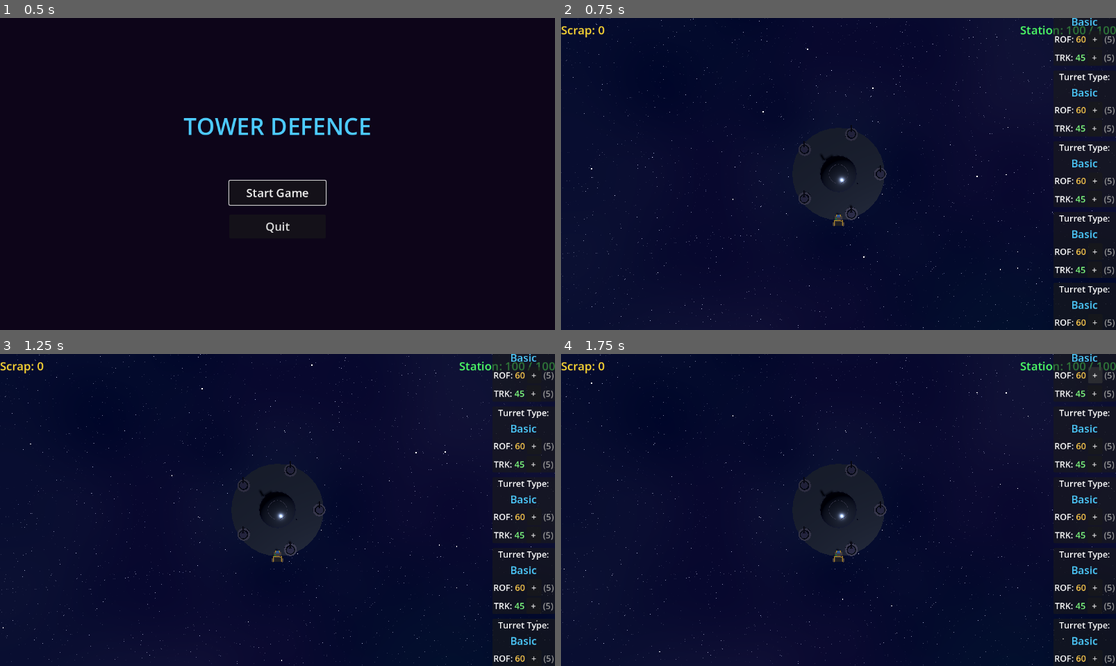
Above: before the commit, frames 1-4 (two rows, left to right).
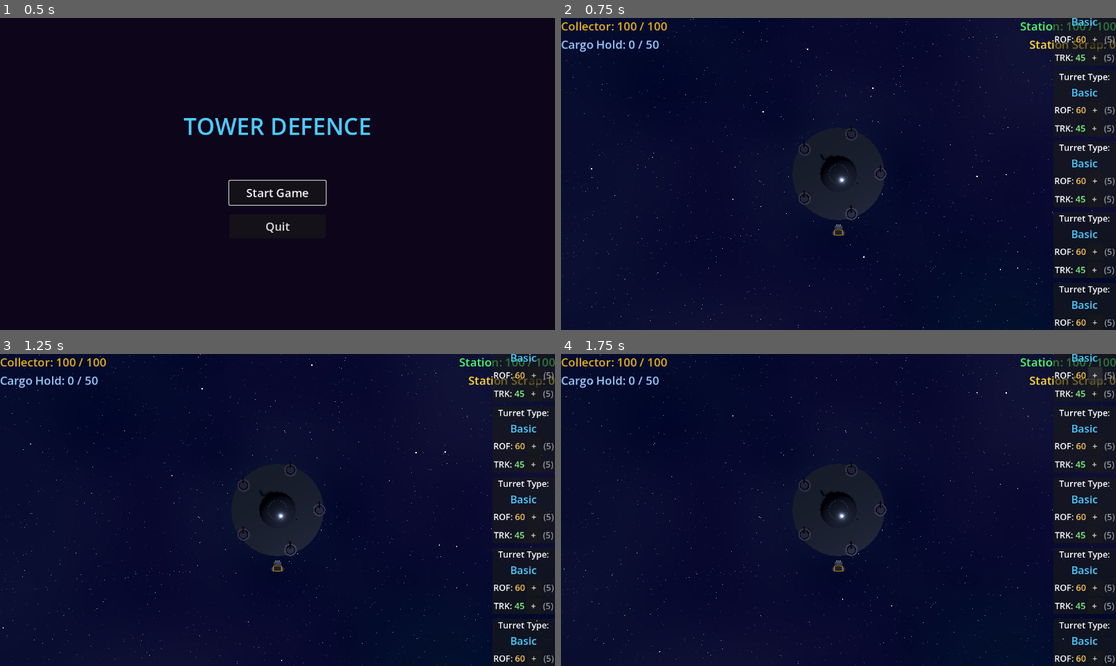
Above: after the commit, the same moments.

Repository: rgjhawkins/towerdefence
Game: Godot game, scene res://main_menu.tscn
Two runs of this game, one before a commit and one after it. Both use one fixed random seed, a clock stepped at 60 frames per second and the inputs below.
Inputs:
- Up to frame 1 (0.5 s): no input
- Up to frame 2 (0.75 s): click "Start Game" at 0.5 s
- Up to frame 3 (1.25 s): no input
- Up to frame 4 (1.75 s): click "+" at 1.25 s

Frame 1 is identical in both runs. In frame 2, 1.1% of the frame differs, in the area x 0-100%, y 1-70%; in frame 3, 1.1%; in frame 4, 1.1%.

Commit message:
Add cargo system and reorganize HUD layout
- Collector ship now has 50 cargo capacity (upgradable)
- Tractor beam stops when cargo is full
- Collector avoids station with invisible barrier
- HUD reorganized: collector info on left, station info on right
- Added station scrap counter for upgrades (separate from cargo)
- Collector health display added

Co-Authored-By: Claude Opus 4.5 <noreply@anthropic.com>

Diff:
--- a/collector_ship.gd
+++ b/collector_ship.gd
@@ -1,7 +1,11 @@
 extends Node3D
 
 signal scrap_collected(amount: int)
-
+signal health_changed(current: float, maximum: float)
+signal cargo_changed(current: int, capacity: int)
+signal destroyed()
+
+@export var max_health: float = 100.0
 @export var rotation_speed: float = 180.0  # Degrees per second
 @export var thrust_power: float = 15.0
 @export var max_speed: float = 12.0
@@ -9,10 +13,14 @@
 @export var tractor_range: float = 2.5  # Range to start pulling scrap
 @export var tractor_power: float = 8.0  # Pull speed
 @export var collect_distance: float = 0.5  # Distance to collect scrap
+@export var station_radius: float = 6.0  # Keep away from station center
+@export var cargo_capacity: int = 50  # Max scrap the collector can hold
 
 var velocity: Vector3 = Vector3.ZERO
 var is_thrusting: bool = false
 var is_tractoring: bool = false
+var health: float = 100.0
+var current_cargo: int = 0
 var beam_lines: Array[MeshInstance3D] = []
 var beam_material: StandardMaterial3D
 
@@ -23,6 +31,10 @@
 
 
 func _ready() -> void:
+	health = max_health
+	health_changed.emit(health, max_health)
+	cargo_changed.emit(current_cargo, cargo_capacity)
+
 	# Create glowing blue beam material
 	beam_material = StandardMaterial3D.new()
 	beam_material.albedo_color = Color(0.3, 0.6, 1.0, 0.8)
@@ -32,6 +44,15 @@
 	beam_material.transparency = BaseMaterial3D.TRANSPARENCY_ALPHA
 
 
+func take_damage(amount: float) -> void:
+	health -= amount
+	health = max(health, 0)
+	health_changed.emit(health, max_health)
+
+	if health <= 0:
+		destroyed.emit()
+
+
 func _process(delta: float) -> void:
 	_handle_input(delta)
 	_apply_physics(delta)
@@ -66,6 +87,20 @@
 
 	# Apply movement
 	position += velocity * delta
+
+	# Keep away from station (at origin)
+	var station_pos := Vector3.ZERO
+	var to_ship := Vector3(position.x, 0, position.z) - station_pos
+	var dist := to_ship.length()
+	if dist < station_radius:
+		# Push ship out to the edge
+		var push_dir := to_ship.normalized()
+		position.x = push_dir.x * station_radius
+		position.z = push_dir.z * station_radius
+		# Kill velocity towards station
+		var vel_toward_station := velocity.dot(-push_dir)
+		if vel_toward_station > 0:
+			velocity += push_dir * vel_toward_station
 
 
 func _update_engine_glow() -> void:
@@ -80,6 +115,12 @@
 func _process_tractor_beam(delta: float) -> void:
 	var scrap_pieces := get_tree().get_nodes_in_group("scrap")
 	var active_targets: Array[Node3D] = []
+
+	# Don't pull scrap if cargo is full
+	if is_cargo_full():
+		is_tractoring = false
+		_update_beam_lines(active_targets)
+		return
 
 	for scrap in scrap_pieces:
 		var scrap_node := scrap as Node3D
@@ -140,5 +181,21 @@
 
 
 func _collect_scrap(scrap: Node) -> void:
+	if current_cargo >= cargo_capacity:
+		return  # Cargo full, can't collect
+
+	current_cargo += 1
+	cargo_changed.emit(current_cargo, cargo_capacity)
 	scrap_collected.emit(1)
 	scrap.queue_free()
+
+
+func is_cargo_full() -> bool:
+	return current_cargo >= cargo_capacity
+
+
+func empty_cargo() -> int:
+	var amount := current_cargo
+	current_cargo = 0
+	cargo_changed.emit(current_cargo, cargo_capacity)
+	return amount
--- a/game_manager.gd
+++ b/game_manager.gd
@@ -127,13 +127,19 @@
 		# Spawn at hangar position (station is at 0,0,0, hangar is at 0, -0.5, 3.5)
 		collector_ship.global_position = Vector3(0, 1, 5)
 		collector_ship.rotation.y = 0  # Facing away from station
-		collector_ship.scrap_collected.connect(_on_scrap_collected)
+		collector_ship.health_changed.connect(_on_collector_health_changed)
+		collector_ship.cargo_changed.connect(_on_cargo_changed)
 		add_child(collector_ship)
 
 
-func _on_scrap_collected(amount: int) -> void:
-	if hud:
-		hud.add_scrap(amount)
+func _on_cargo_changed(current: int, capacity: int) -> void:
+	if hud:
+		hud.update_cargo(current, capacity)
+
+
+func _on_collector_health_changed(current: float, _maximum: float) -> void:
+	if hud:
+		hud.update_collector_health(current)
 
 
 func _on_turret_upgraded(index: int, stat: String, value: float) -> void:
--- a/hud.gd
+++ b/hud.gd
@@ -4,13 +4,19 @@
 signal turret_deselected()
 signal turret_upgraded(index: int, stat: String, value: float)
 
-@onready var health_label: Label = $HealthContainer/HealthLabel
-@onready var scrap_label: Label = $ScrapContainer/ScrapLabel
+@onready var health_label: Label = $StationContainer/VBox/HealthLabel
+@onready var station_scrap_label: Label = $StationContainer/VBox/StationScrapLabel
+@onready var collector_health_label: Label = $CollectorContainer/VBox/CollectorHealthLabel
+@onready var cargo_label: Label = $CollectorContainer/VBox/CargoLabel
 @onready var turret_icons: VBoxContainer = $TurretContainer
 
 var station_health: float = 100.0
 var max_station_health: float = 100.0
-var scrap: int = 0
+var collector_health: float = 100.0
+var max_collector_health: float = 100.0
+var station_scrap: int = 0
+var cargo_current: int = 0
+var cargo_capacity: int = 50
 var selected_turret_index: int = -1
 var turret_icon_nodes: Array[PanelContainer] = []
 var turret_rof_costs: Array[int] = [5, 5, 5, 5, 5]
@@ -21,7 +27,9 @@
 
 func _ready() -> void:
 	update_health(station_health)
-	update_scrap(scrap)
+	update_collector_health(collector_health)
+	update_station_scrap(station_scrap)
+	update_cargo(cargo_current, cargo_capacity)
 	_setup_turret_icons()
 
 
@@ -44,10 +52,10 @@
 func _on_rof_upgrade_pressed(index: int) -> void:
 	var cost := turret_rof_costs[index]
 
-	if scrap >= cost:
+	if station_scrap >= cost:
 		# Deduct scrap
-		scrap -= cost
-		update_scrap(scrap)
+		station_scrap -= cost
+		update_station_scrap(station_scrap)
 
 		# Increase ROF by 10 RPM (10/60 shots per second)
 		turret_rof_values[index] += 10.0 / 60.0
@@ -80,10 +88,10 @@
 func _on_track_upgrade_pressed(index: int) -> void:
 	var cost := turret_track_costs[index]
 
-	if scrap >= cost:
+	if station_scrap >= cost:
 		# Deduct scrap
-		scrap -= cost
-		update_scrap(scrap)
+		station_scrap -= cost
+		update_station_scrap(station_scrap)
 
 		# Increase tracking speed by 5 degrees/sec
 		turret_track_values[index] += 5.0
@@ -141,6 +149,24 @@
 	health_label.text = "Station: %d / %d" % [int(station_health), int(max_station_health)]
 
 
+func update_collector_health(health: float) -> void:
+	collector_health = health
+	collector_health_label.text = "Collector: %d / %d" % [int(collector_health), int(max_collector_health)]
+
+
+func take_collector_damage(amount: float) -> void:
+	collector_health -= amount
+	collector_health = max(collector_health, 0)
+	update_collector_health(collector_health)
+
+	if collector_health <= 0:
+		_on_collector_destroyed()
+
+
+func _on_collector_destroyed() -> void:
+	print("Collector Destroyed!")
+
+
 func take_damage(amount: float) -> void:
 	station_health -= amount
 	station_health = max(station_health, 0)
@@ -154,11 +180,17 @@
 	print("Station Destroyed! Game Over!")
 
 
-func add_scrap(amount: int) -> void:
-	scrap += amount
-	update_scrap(scrap)
+func add_station_scrap(amount: int) -> void:
+	station_scrap += amount
+	update_station_scrap(station_scrap)
 
 
-func update_scrap(value: int) -> void:
-	scrap = value
-	scrap_label.text = "Scrap: %d" % scrap
+func update_station_scrap(value: int) -> void:
+	station_scrap = value
+	station_scrap_label.text = "Station Scrap: %d" % station_scrap
+
+
+func update_cargo(current: int, capacity: int) -> void:
+	cargo_current = current
+	cargo_capacity = capacity
+	cargo_label.text = "Cargo Hold: %d / %d" % [cargo_current, cargo_capacity]
--- a/hud.tscn
+++ b/hud.tscn
@@ -5,30 +5,49 @@
 [node name="HUD" type="CanvasLayer"]
 script = ExtResource("1_hud")
 
-[node name="ScrapContainer" type="MarginContainer" parent="."]
+[node name="CollectorContainer" type="MarginContainer" parent="."]
 anchors_preset = 0
-offset_right = 200.0
-offset_bottom = 50.0
-
-[node name="ScrapLabel" type="Label" parent="ScrapContainer"]
-layout_mode = 2
-theme_override_colors/font_color = Color(1, 0.85, 0.2, 1)
+offset_right = 250.0
+offset_bottom = 80.0
+
+[node name="VBox" type="VBoxContainer" parent="CollectorContainer"]
+layout_mode = 2
+
+[node name="CollectorHealthLabel" type="Label" parent="CollectorContainer/VBox"]
+layout_mode = 2
+theme_override_colors/font_color = Color(0.9, 0.7, 0.1, 1)
 theme_override_font_sizes/font_size = 24
-text = "Scrap: 0"
-
-[node name="HealthContainer" type="MarginContainer" parent="."]
+text = "Collector: 100 / 100"
+
+[node name="CargoLabel" type="Label" parent="CollectorContainer/VBox"]
+layout_mode = 2
+theme_override_colors/font_color = Color(0.6, 0.8, 1, 1)
+theme_override_font_sizes/font_size = 24
+text = "Cargo Hold: 0 / 50"
+
+[node name="StationContainer" type="MarginContainer" parent="."]
 anchors_preset = 1
 anchor_left = 1.0
 anchor_right = 1.0
-offset_left = -200.0
-offset_bottom = 50.0
+offset_left = -250.0
+offset_bottom = 80.0
 grow_horizontal = 0
 
-[node name="HealthLabel" type="Label" parent="HealthContainer"]
+[node name="VBox" type="VBoxContainer" parent="StationContainer"]
+layout_mode = 2
+
+[node name="HealthLabel" type="Label" parent="StationContainer/VBox"]
 layout_mode = 2
 theme_override_colors/font_color = Color(0.3, 1, 0.4, 1)
 theme_override_font_sizes/font_size = 24
 text = "Station: 100 / 100"
+horizontal_alignment = 2
+
+[node name="StationScrapLabel" type="Label" parent="StationContainer/VBox"]
+layout_mode = 2
+theme_override_colors/font_color = Color(1, 0.85, 0.2, 1)
+theme_override_font_sizes/font_size = 24
+text = "Station Scrap: 0"
 horizontal_alignment = 2
 
 [node name="TurretContainer" type="VBoxContainer" parent="."]
